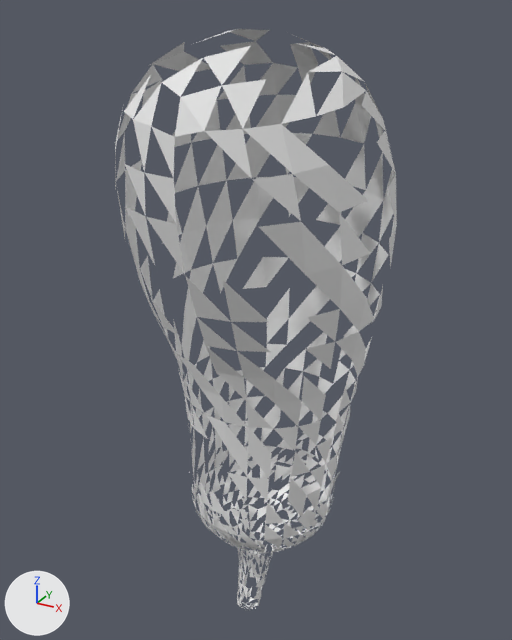
A saved change to the glTF model glb/food_produce_eggplant_a01.glb.
Camera for both pictures: a 50 mm lens placed at (0.238, -0.538, 0.253), pointed at (-0.008, -0.092, 0.03). Lighting does not change. The marker at lower left points along +X, +Y and +Z. The first picture is the older version. Materials are left out; every surface is plain grey.

Names of what the first picture shows: 'geometry_0'.
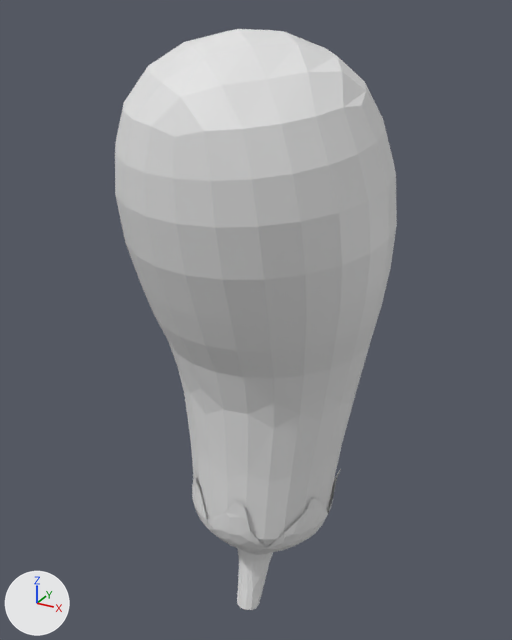
The newer file is also rescaled (x0.875), turned or shifted as a whole; pictures and numbers use the older file's frame.

Changed parts and their boxes (x1, y1, x2, y2) in the pictures (512 x 640 px; the box of a moved part takes in the faces that stretch with it):
'geometry_0', reshaped
    before: (115, 29, 397, 609)
    after: (115, 29, 397, 610)
part 1 of me_geometry_0, moved or reshaped
    before: (169, 288, 372, 609)
    after: (169, 338, 372, 610)
part 2 of me_geometry_0, added
    after: (116, 108, 388, 345)

Diff of the bpy script that builds the scene:
```diff
--- a/glb/food_produce_eggplant_a01.glb.py
+++ b/glb/food_produce_eggplant_a01.glb.py
@@ me_geometry_0 @@
 # used by ob_geometry_0; location = (0.0, 0.0, 0.0)
-me_geometry_0.from_pydata(...)  # 947 vertices, 700 faces; spans x -0.096..0.097, y -0.204..0.0, z -0.238..0.242
+me_geometry_0.from_pydata(...)  # 752 vertices, 1400 faces; spans x -0.097..0.097, y -0.204..0.0, z -0.238..0.242
+# me_geometry_0 part 1: 7 vertices moved from x -0.053..0.071, y -0.154..-0.014, z -0.13..-0.027 to x -0.062..0.071, y -0.154..-0.015, z -0.13..-0.029; 424 vertices removed from x -0.075..0.073, y -0.157..-0.009, z -0.238..-0.003; 224 vertices added at x -0.071..0.07, y -0.154..-0.011, z -0.238..-0.006
+# me_geometry_0 part 2: 6 vertices added at x -0.049..0.087, y -0.201..-0.138, z 0.07..0.174
+# other edits to the shape of me_geometry_0 do not show in these pictures
```
